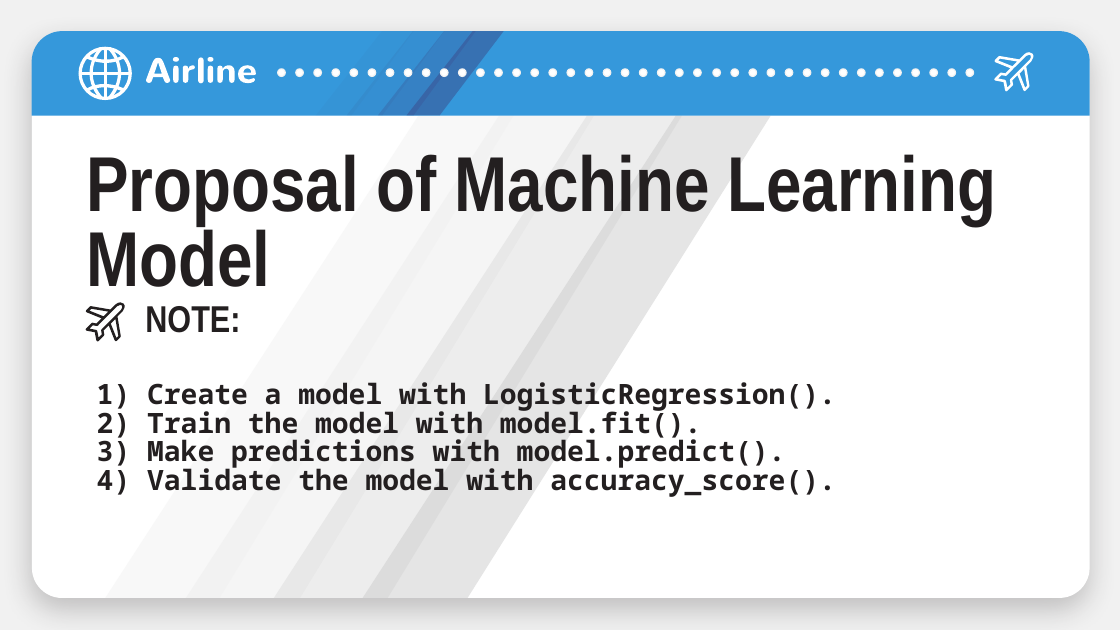
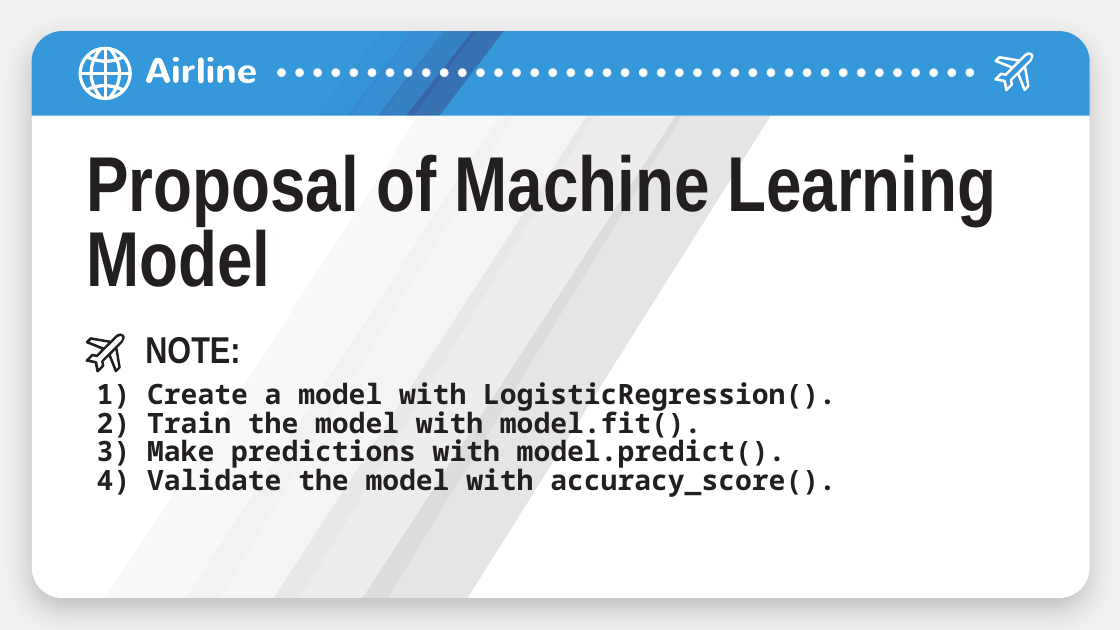
Before and after one commit to gdevashrayee/capstone_project-airline-delays, a slide deck: slide 7 of Airline Delays Powerpoint/AIRLINE DELAYS.pptx. Drawn at 1120x630 pixels with LibreOffice and Linux fonts; fonts in the diff are those of the drawing. Boxes give left, top, right and bottom in pixels: in the first picture for what was removed or moved away, otherwise in the second. Text is boxed around its words. In the diff, an @@ line names an element or a change of style, - is before the commit and + after.

```diff
--- a/Airline Delays Powerpoint/AIRLINE DELAYS.pptx
+++ b/Airline Delays Powerpoint/AIRLINE DELAYS.pptx
@@ title "NOTE:": place and size @@
-title "NOTE:" at box(145, 306, 240, 333)
+title "NOTE:" at box(145, 337, 240, 364)
@@ freeform shape: place and size @@
-freeform shape at box(85, 302, 124, 342)
+freeform shape at box(85, 334, 124, 373)
```
Also in this commit, not shown: 3 other slides changed, 3 slides added, 1 slide removed, 1 other file.
